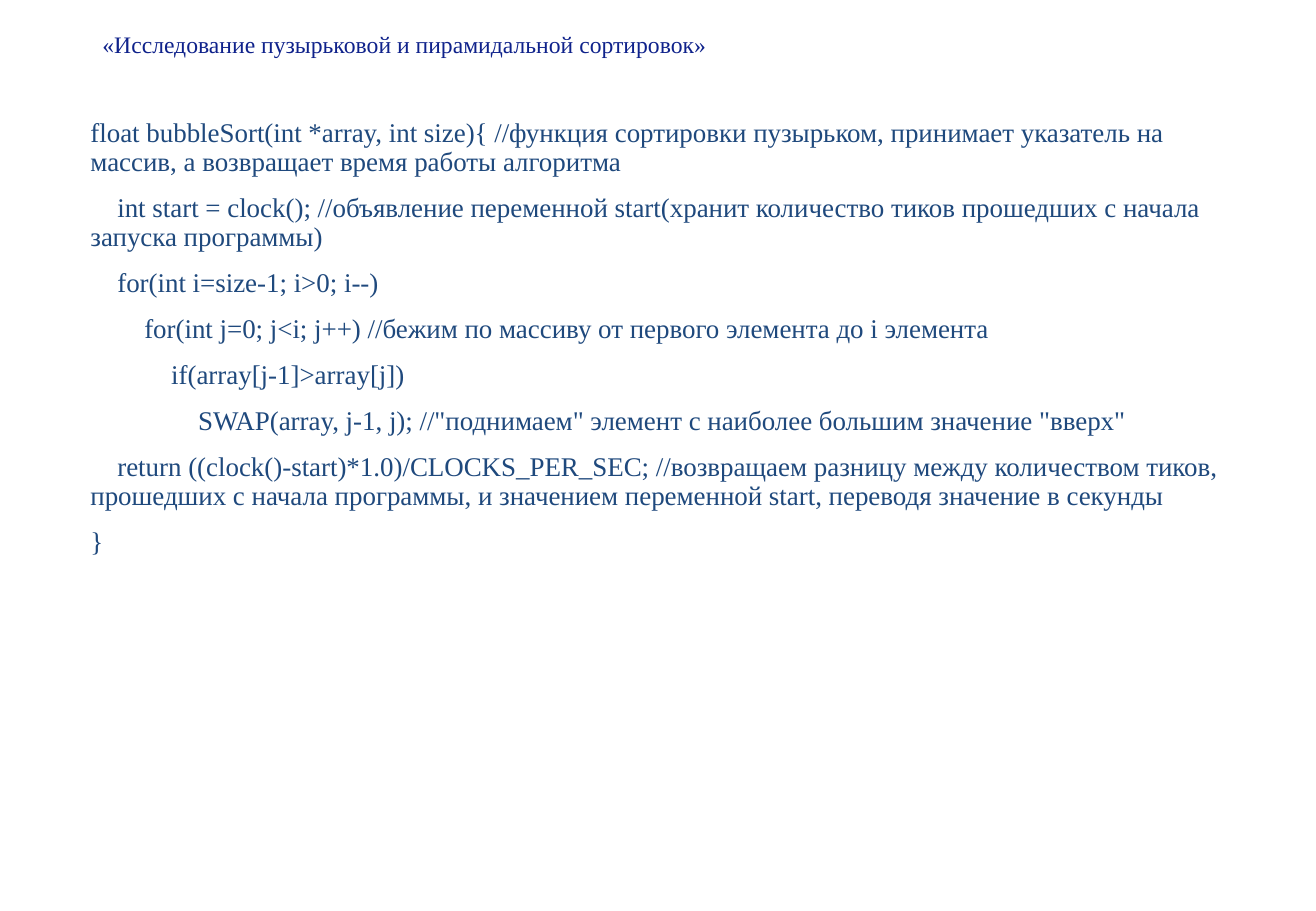
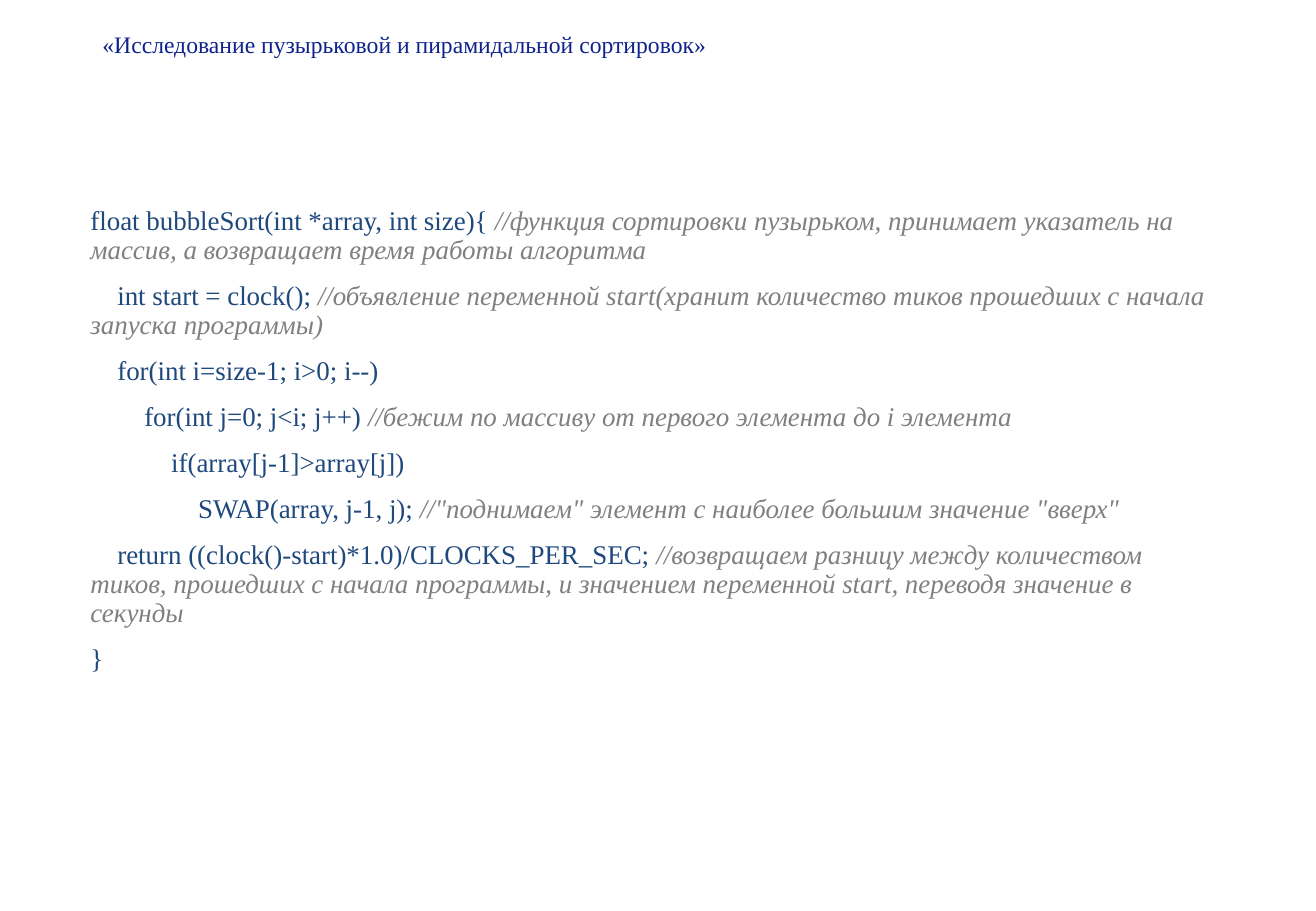
Before and after one commit to glukhovsa/TeamDz, a slide deck: slide 6 of Презентация.pptx. Drawn at 1316x911 pixels with LibreOffice and Linux fonts; fonts in the diff are those of the drawing. Boxes give left, top, right and bottom in pixels: in the first picture for what was removed or moved away, otherwise in the second. Text is boxed around its words. In the diff, an @@ line names an element or a change of style, - is before the commit and + after.

```diff
--- a/Презентация.pptx
+++ b/Презентация.pptx
@@ subtitle at <box>90,211,1204,628</box>: text colour #1F497D to #808080, italic on in "//функция сортировки пузырьком, принимает указатель на масси ...", "//объявление переменной start(хранит количество тиков прошед ...", "//бежим по массиву от первого элемента до ...", "//"поднимаем" элемент с наиболее большим значение "вверх"" and 1 more places @@
@@ subtitle "float bubbleSort(int *array, int size){ ...": place and size @@
-subtitle "float bubbleSort(int *array, int size){ ..." at <box>90,123,1217,511</box>
+subtitle "float bubbleSort(int *array, int size){ ..." at <box>90,211,1204,628</box>
```
Also in this commit, not shown: 5 other slides changed, 5 slides added, 3 other files.
